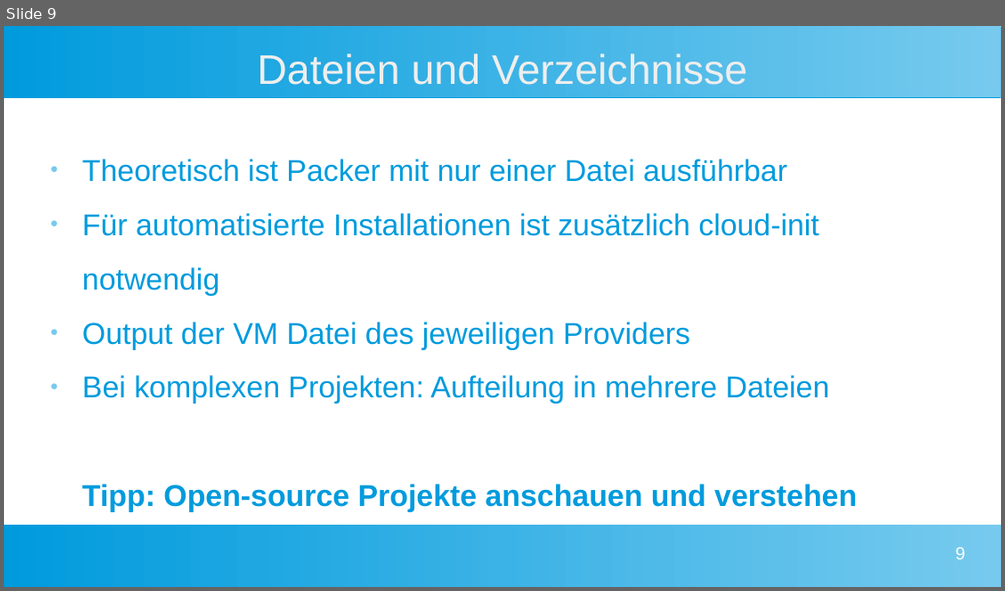
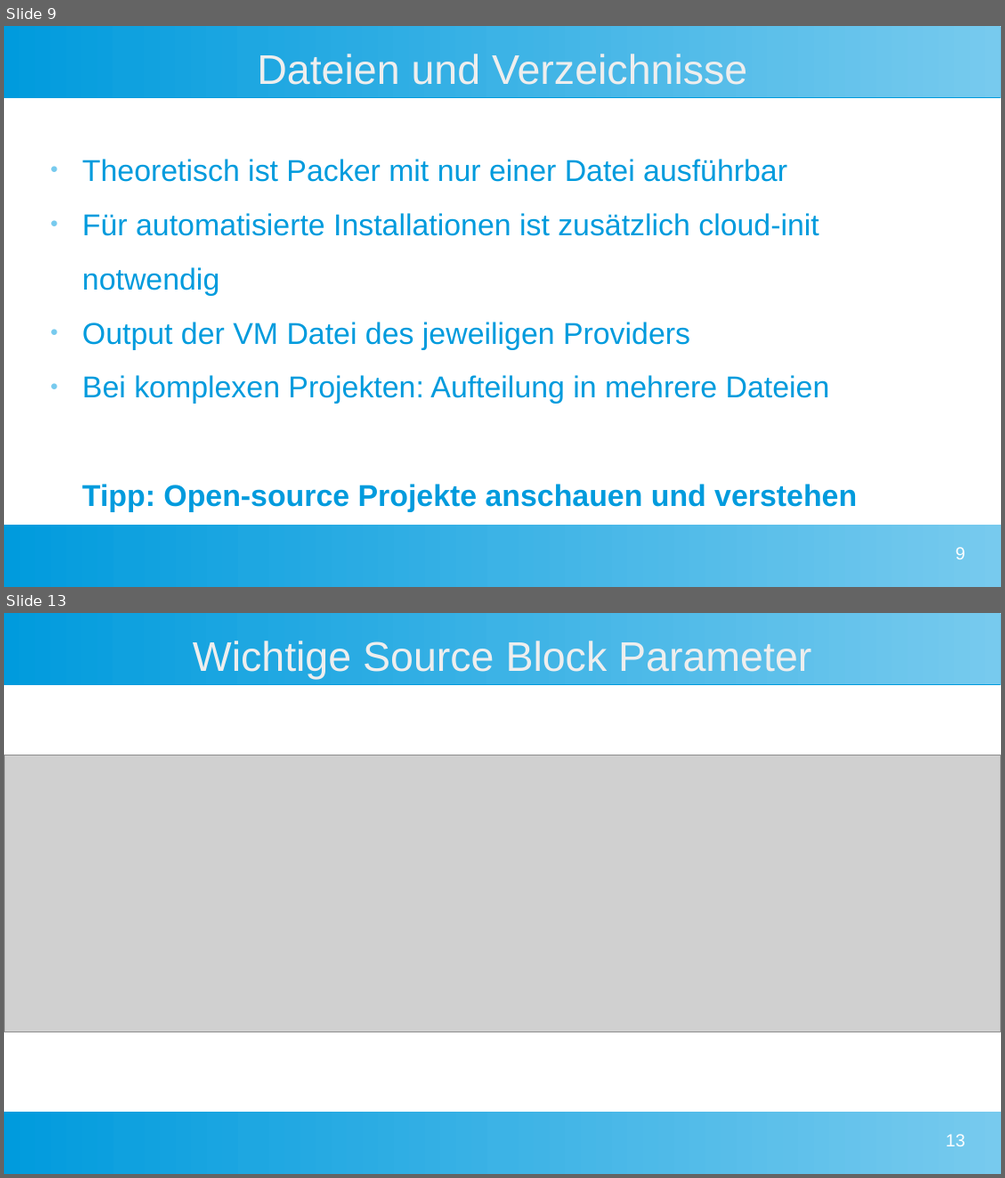
Before and after one commit to NemanjaTomic57/packer-workshop, a slide deck: presentation/day2.odp. Shown one above the other, each under a label of ours: slide 9 before the commit, slides 9 and 13 after it; the slides between them are not shown. The pictures are 1005x591 and 1005x1178 pixels, drawn with LibreOffice and Linux fonts; fonts in the diff are those of the drawing; grey boxes stand for pictures. Boxes give left, top, right and bottom in pixels: in the first picture for what was removed or moved away, otherwise in the second. Text is boxed around its words. In the diff, an @@ line names an element or a change of style, - is before the commit and + after.

```diff
--- a/presentation/day2.odp
+++ b/presentation/day2.odp
@@ slide 13 added at [4,613,1001,1174], background #FFFFFF; not listed: 2 template elements that a slide beside it also shows @@
@@ title added at [193,641,811,679], 33 pt, text #EEEEEE @@
+Wichtige Source Block Parameter
@@ picture added at [4,755,1001,1032] @@
@@ page number added at [946,1134,965,1146], 14 pt, text #FFFFFF @@
+13
```
Also in this commit, not shown: 3 slides changed, 4 other slides added, 2 other files.
